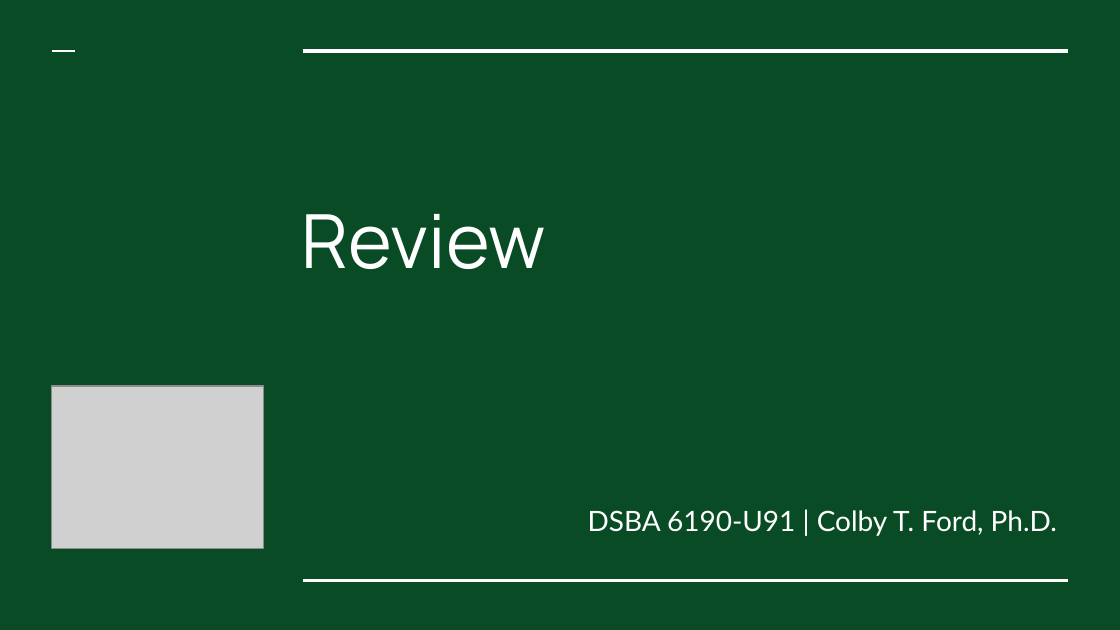
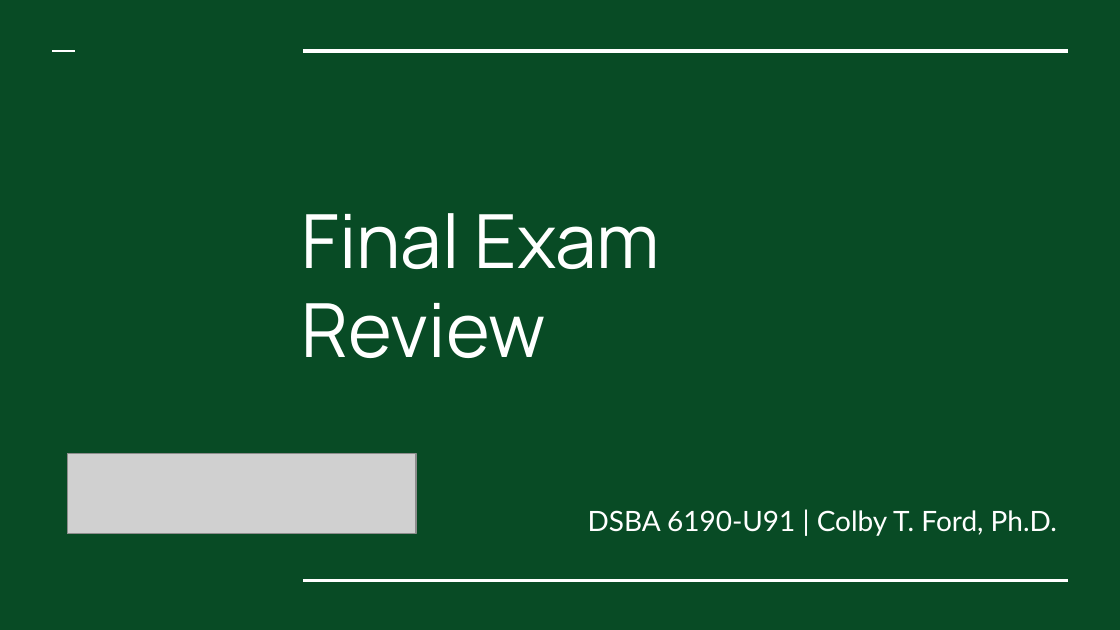
Before and after one commit to colbyford/DSBA6190-CloudComputing, a slide deck: slide 1 of 7 - Final Exam/Review.pptx. Drawn at 1120x630 pixels with LibreOffice and Linux fonts; fonts in the diff are those of the drawing; grey boxes stand for pictures. Boxes give left, top, right and bottom in pixels: in the first picture for what was removed or moved away, otherwise in the second. Text is boxed around its words. In the diff, an @@ line names an element or a change of style, - is before the commit and + after.

```diff
--- a/7 - Final Exam/Review.pptx
+++ b/7 - Final Exam/Review.pptx
@@ title at (302,213,660,358): text changed @@
-Review
+Final Exam
+Review
@@ picture removed at (52,386,263,549) @@
@@ picture added at (67,454,416,534) @@
```
Also in this commit, not shown: 1 other slide changed, 1 slide added.
